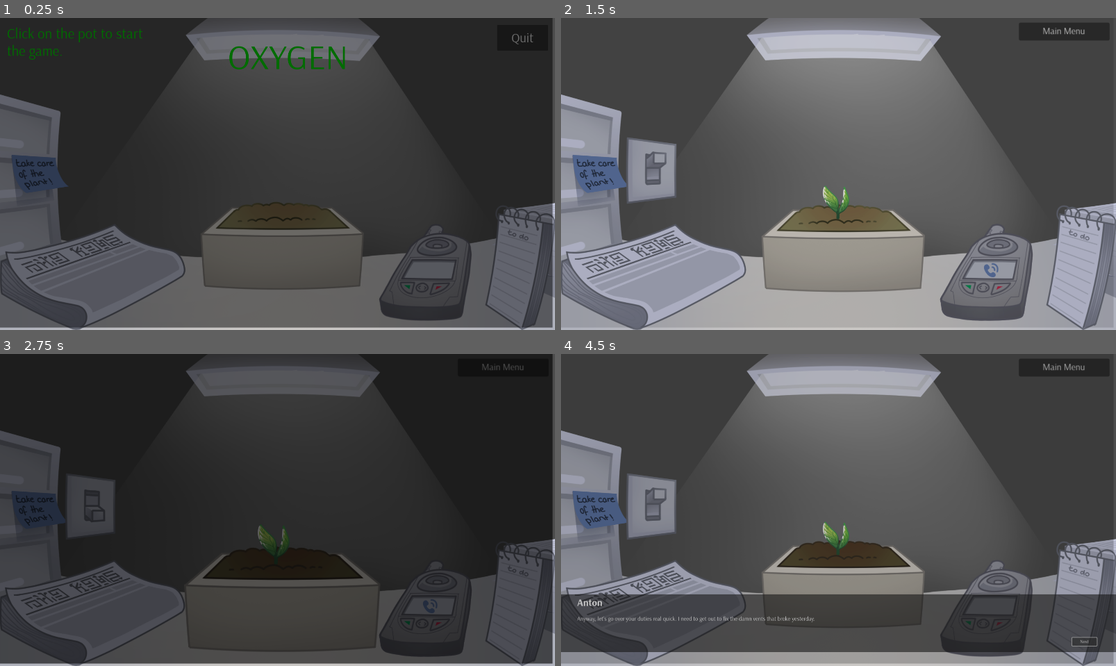
Above: before the commit, frames 1-4 (two rows, left to right).
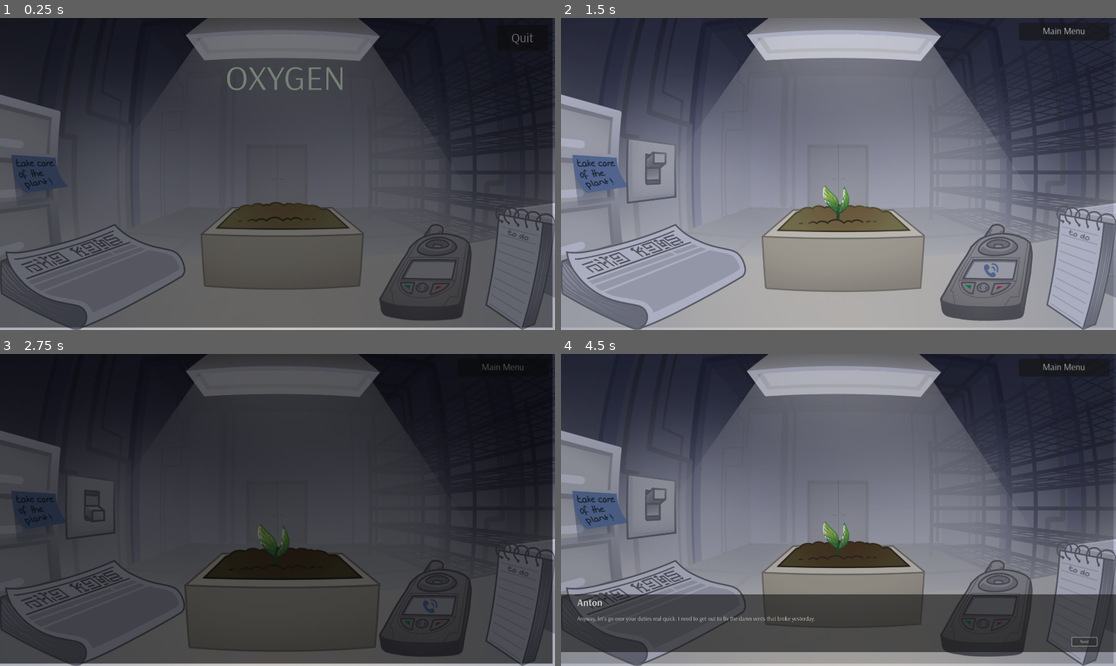
Above: after the commit, the same moments.

Repository: gringames/fem-devs-jam-24
Game: Godot game, scene res://menus/main_menu.tscn
Same seed, same stepped clock (60 frames per second), same inputs: the game is played once before the commit and once after it. Sound files missing from this copy of the repository are replaced by a short silence.
Inputs (mouse positions are in pixels of both pictures, inside the frame that each line leads up to):
- Up to frame 1 (0.25 s): no input
- Up to frame 2 (1.5 s): move the mouse to (844, 245) at 0.52 s; click (844, 245) at 0.6 s; move the mouse to (649, 170) at 1.27 s; click (649, 170) at 1.35 s
- Up to frame 3 (2.75 s): move the mouse to (283, 584) at 2.02 s; click (283, 584) at 2.1 s
- Up to frame 4 (4.5 s): move the mouse to (988, 606) at 2.77 s; click (988, 606) at 2.85 s; click "Next" at 3.5 s; click "Next" at 4.25 s

The runs differ from the first frame. In frame 1, 23% of the frame differs, in the area x 1-100%, y 0-77%; in frame 2, 38%, in the area x 0-100%, y 0-77%; in frame 3, 15%; in frame 4, 35%.

Commit message:
add back + start finals

Diff:
--- a/femdevsjam24/Game/Background.tscn
+++ b/femdevsjam24/Game/Background.tscn
@@ -1,5 +1,6 @@
-[gd_scene load_steps=7 format=3 uid="uid://cl1gpg5puexqu"]
+[gd_scene load_steps=8 format=3 uid="uid://cl1gpg5puexqu"]
 
+[ext_resource type="Texture2D" uid="uid://buetfp1dgn2n4" path="res://Art/background.png" id="1_621l6"]
 [ext_resource type="Texture2D" uid="uid://0dclu50pqptn" path="res://Art/Counter/counter.png" id="1_cu7m5"]
 [ext_resource type="Texture2D" uid="uid://d3s4ubqdv63m4" path="res://Art/Counter/lamp.png" id="2_80c1t"]
 [ext_resource type="Texture2D" uid="uid://bqnavax22s0vv" path="res://Art/Counter/newspaper.png" id="3_hrqxr"]
@@ -8,6 +9,11 @@
 [ext_resource type="Texture2D" uid="uid://bel1dyr6sigsc" path="res://Art/Plant/0_Pot_Dry.png" id="6_b3iob"]
 
 [node name="Background" type="Node2D"]
+
+[node name="Background" type="Sprite2D" parent="."]
+z_index = -3
+position = Vector2(960, 536)
+texture = ExtResource("1_621l6")
 
 [node name="Counter" type="Sprite2D" parent="."]
 texture = ExtResource("1_cu7m5")
--- a/femdevsjam24/Game/game.tscn
+++ b/femdevsjam24/Game/game.tscn
@@ -31,6 +31,7 @@
 [ext_resource type="AudioStream" uid="uid://bn0ajnsbt53wt" path="res://Music/Day 6.mp3" id="20_6ua1p"]
 [ext_resource type="AudioStream" uid="uid://cqcfei7lid4my" path="res://Sounds/Off switch fluorescent light Short.mp3" id="21_g6cem"]
 [ext_resource type="PackedScene" uid="uid://cbtxacfpixmnd" path="res://Game/flicker.tscn" id="21_gp6uu"]
+[ext_resource type="Texture2D" uid="uid://buetfp1dgn2n4" path="res://Art/background.png" id="32_a84nj"]
 
 [node name="Game" type="Node2D"]
 position = Vector2(424, 184)
@@ -156,3 +157,8 @@
 [node name="Newspaper" parent="." node_paths=PackedStringArray("article") instance=ExtResource("18_hng1r")]
 position = Vector2(-104, 712)
 article = NodePath("../NewspaperArticle")
+
+[node name="Background2" type="Sprite2D" parent="."]
+z_index = -3
+position = Vector2(536, 352)
+texture = ExtResource("32_a84nj")
--- /dev/null
+++ b/femdevsjam24/Text/Box/final_box.gd
@@ -0,0 +1,118 @@
+extends Node2D
+class_name FinalBox
+
+
+var text_label: RichTextLabel
+var name_label: RichTextLabel
+
+var next_button: Button
+var close_button: Button
+
+var current_pages: Array = 	["Anton§I always knew you had what it takes, doctor.",	"Bring the tree outside. Today, we make history."]
+var current_message: String
+
+var counter: int = 0
+
+var separator: String = "§"
+
+var current_button: Button
+
+func _ready() -> void:
+	text_label = $DialogueBox/Message
+	name_label = $DialogueBox/Name
+
+	next_button = $DialogueBox/NextButton
+	close_button = $DialogueBox/ENDINGbtn
+
+	next_button.hide()
+	close_button.hide()
+
+	next_button.connect("pressed", _next_page)
+	close_button.connect("pressed", _close)
+
+	set_pages(current_pages)
+	appear()
+
+
+
+# PAGES --------------------------------------------------------------------------------------------
+
+func set_pages(pages: Array) -> void:
+	if pages.is_empty():
+		return
+
+	counter = 0
+
+	current_pages = pages
+	current_message = str(current_pages[0])
+
+	next_button.show()
+	close_button.hide()
+	_next_page()
+
+
+# MESSAGE ------------------------------------------------------------------------------------------
+
+func _set_text(text: String) -> void:
+	text_label.text = text;
+
+
+func clear_text() -> void:
+	_set_text("")
+
+
+# NAME ---------------------------------------------------------------------------------------------
+
+func _set_npc_name(npc_name: String) -> void:
+	name_label.text = "[b]" + npc_name + "[/b]"
+
+
+# BOX ----------------------------------------------------------------------------------------------
+
+func appear() -> void:
+	show()
+
+
+func disappear() -> void:
+	hide()
+
+
+# BUTTONS ------------------------------------------------------------------------------------------
+
+func _next_page() -> void:
+	if counter >= current_pages.size():
+		return
+
+	current_button = next_button
+
+	if counter == current_pages.size() - 1:
+		next_button.hide()
+		close_button.show()
+		current_button = close_button
+
+	current_message = current_pages[counter]
+
+	if current_message.contains("%"):
+		current_message = current_message.replace("%", Hopes.player_hope)
+
+	var split: Array = _split_name_and_message(current_message)
+
+	if split.size() <= 1:
+		_set_text(current_message)
+	else:
+		_set_npc_name(str(split[0]))
+		_set_text(str(split[1]))
+		counter += 1
+
+
+
+func _split_name_and_message(line: String) -> Array:
+	var split = [line]
+
+	if line.contains(separator):
+		split = line.split(separator, true, 1)
+
+	return split
+
+func _close() -> void:
+	get_tree().change_scene_to_file("res://Endings/bad_final_ending.tscn")
--- /dev/null
+++ b/femdevsjam24/Text/Box/final_box.tscn
@@ -0,0 +1,106 @@
+[gd_scene load_steps=6 format=3 uid="uid://5ewcfc7r65ud"]
+
+[ext_resource type="Script" path="res://Text/Box/final_box.gd" id="1_dx1c5"]
+[ext_resource type="FontFile" uid="uid://cfk57avok16na" path="res://Fonts/arsenal/Arsenal-Regular.otf" id="2_jbag0"]
+[ext_resource type="FontFile" uid="uid://xbhj7mwadq52" path="res://Fonts/arsenal/Arsenal-Italic.otf" id="3_vaagh"]
+[ext_resource type="FontFile" uid="uid://3hke8kf5q8k8" path="res://Fonts/arsenal/Arsenal-BoldItalic.otf" id="4_sn4yh"]
+[ext_resource type="FontFile" uid="uid://dvxig3y6u5rkg" path="res://Fonts/arsenal/Arsenal-Bold.otf" id="5_jaay5"]
+
+[node name="TextBox" type="Node2D"]
+script = ExtResource("1_dx1c5")
+
+[node name="DialogueBox" type="Panel" parent="."]
+anchors_preset = 8
+anchor_left = 0.5
+anchor_top = 0.5
+anchor_right = 0.5
+anchor_bottom = 0.5
+offset_left = 456.0
+offset_top = 592.0
+offset_right = 1480.0
+offset_bottom = 816.0
+grow_horizontal = 2
+grow_vertical = 2
+
+[node name="BackgroundTexture" type="TextureRect" parent="DialogueBox"]
+layout_mode = 1
+anchors_preset = 15
+anchor_right = 1.0
+anchor_bottom = 1.0
+grow_horizontal = 2
+grow_vertical = 2
+
+[node name="Name" type="RichTextLabel" parent="DialogueBox"]
+layout_mode = 1
+anchors_preset = -1
+anchor_left = 0.053
+anchor_top = 0.041
+anchor_right = 0.947
+anchor_bottom = 0.137
+offset_left = -0.0800018
+offset_top = 10.752
+offset_right = 0.0799561
+offset_bottom = 41.464
+grow_horizontal = 2
+grow_vertical = 2
+theme_override_fonts/normal_font = ExtResource("2_jbag0")
+theme_override_fonts/italics_font = ExtResource("3_vaagh")
+theme_override_fonts/bold_italics_font = ExtResource("4_sn4yh")
+theme_override_fonts/bold_font = ExtResource("5_jaay5")
+theme_override_font_sizes/bold_font_size = 34
+bbcode_enabled = true
+text = "[b]Name[/b]
+
+"
+scroll_active = false
+shortcut_keys_enabled = false
+
+[node name="Message" type="RichTextLabel" parent="DialogueBox"]
+layout_mode = 1
+anchors_preset = -1
+anchor_left = 0.053
+anchor_top = 0.348
+anchor_right = 0.883
+anchor_bottom = 0.893
+offset_left = -0.272003
+offset_top = 0.0479965
+offset_right = -0.192017
+offset_bottom = -0.0320129
+grow_horizontal = 2
+grow_vertical = 2
+theme_override_fonts/normal_font = ExtResource("2_jbag0")
+theme_override_fonts/italics_font = ExtResource("3_vaagh")
+theme_override_fonts/bold_italics_font = ExtResource("4_sn4yh")
+theme_override_fonts/bold_font = ExtResource("5_jaay5")
+theme_override_font_sizes/normal_font_size = 20
+bbcode_enabled = true
+text = "I hope I will be someday recognized for doing a good job in the field that I love!"
+scroll_active = false
+
+[node name="NextButton" type="Button" parent="DialogueBox"]
+layout_mode = 1
+anchors_preset = -1
+anchor_left = 0.914
+anchor_top = 0.75
+anchor_right = 0.958
+anchor_bottom = 0.888
+offset_left = 0.0639648
+offset_top = -3.05176e-05
+offset_right = 0.00793457
+offset_bottom = 0.0879669
+theme_override_fonts/font = ExtResource("2_jbag0")
+text = "Next"
+
+[node name="ENDINGbtn" type="Button" parent="DialogueBox"]
+layout_mode = 1
+anchors_preset = -1
+anchor_left = 0.914
+anchor_top = 0.75
+anchor_right = 0.963
+anchor_bottom = 0.888
+offset_left = -7.93597
+offset_right = 5.888
+offset_bottom = 0.0879974
+theme_override_fonts/font = ExtResource("2_jbag0")
+text = "close
+"
--- a/femdevsjam24/menus/main_menu.tscn
+++ b/femdevsjam24/menus/main_menu.tscn
@@ -50,12 +50,12 @@
 
 [node name="GameNameRTL" type="RichTextLabel" parent="."]
 custom_minimum_size = Vector2(100, 100)
-offset_left = 640.0
-offset_top = 64.0
-offset_right = 1352.0
-offset_bottom = 256.0
+offset_left = 632.0
+offset_top = 136.0
+offset_right = 1344.0
+offset_bottom = 328.0
 size_flags_vertical = 3
-theme_override_colors/default_color = Color(0, 0.85098, 0, 1)
+theme_override_colors/default_color = Color(0.910202, 1, 0.900379, 1)
 theme_override_fonts/normal_font = ExtResource("5_x1fmw")
 theme_override_fonts/italics_font = ExtResource("8_uqrr4")
 theme_override_fonts/bold_italics_font = ExtResource("9_5sjmu")
@@ -66,6 +66,7 @@
 text_direction = 1
 
 [node name="GameNameRTL2" type="RichTextLabel" parent="."]
+visible = false
 custom_minimum_size = Vector2(100, 100)
 offset_left = 24.0
 offset_top = 24.0
@@ -89,4 +90,4 @@
 autoplay = true
 
 [node name="Flicker" parent="." instance=ExtResource("9_tphpq")]
-position = Vector2(2712, 408)
+position = Vector2(2688, 472)
Not shown, added: femdevsjam24/Art/background.png.import
Not shown: 1 places in femdevsjam24/Game/game.tscn that only renumber resources
